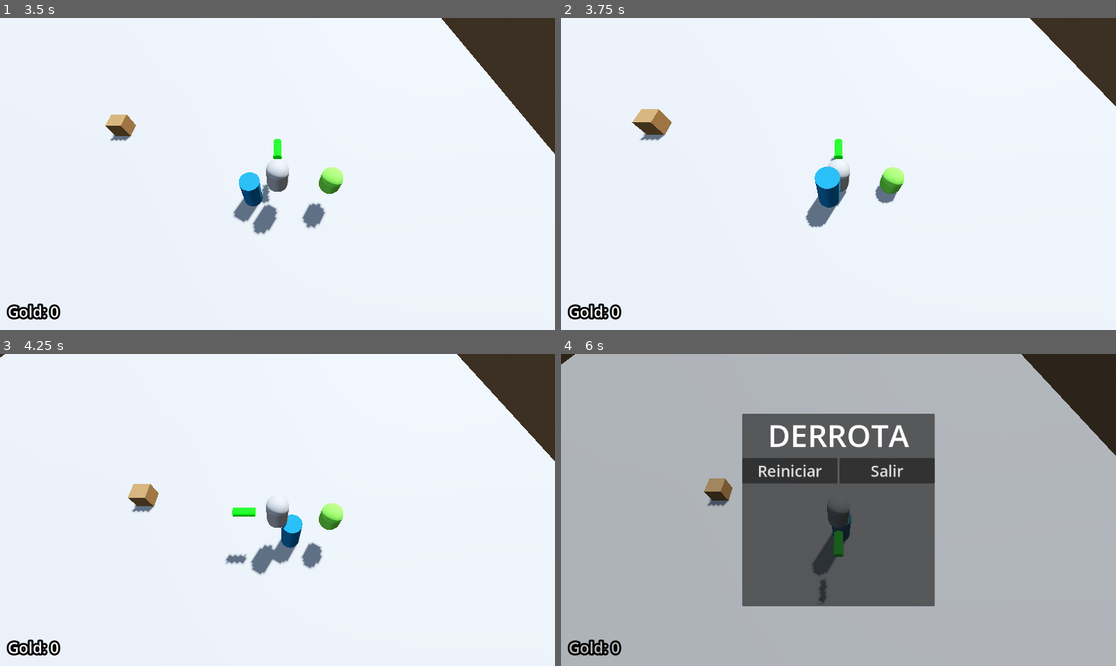
Above: before the commit, frames 1-4 (two rows, left to right).
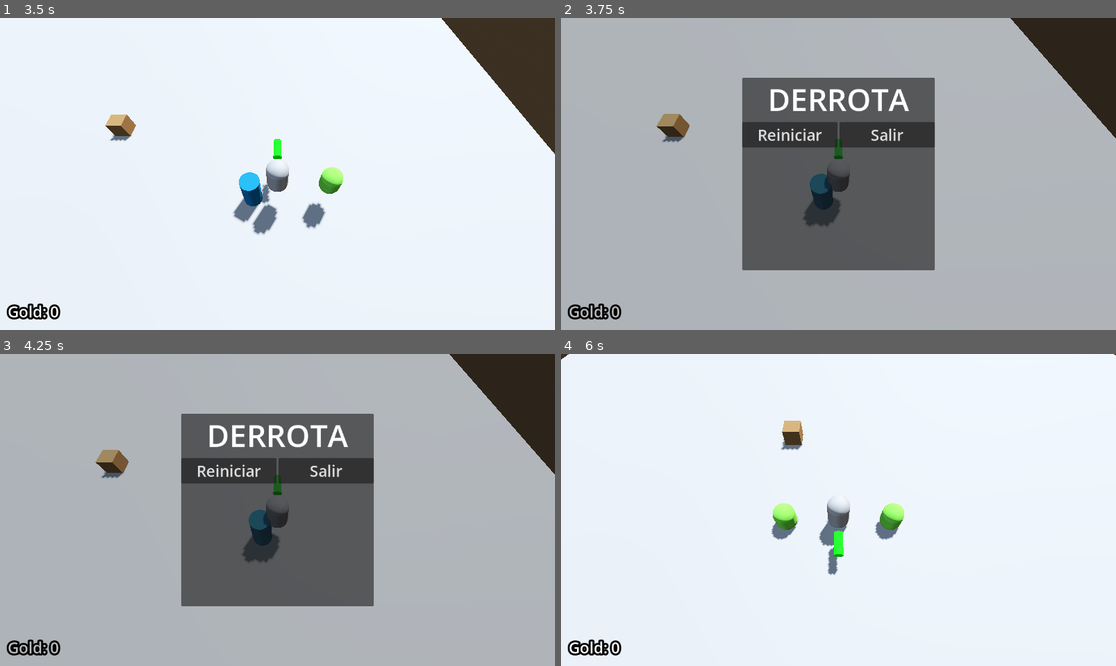
Above: after the commit, the same moments.

Repository: Ra-vanTech/ProjectBoozeArmy
Game: Godot game, scene res://Escena1_BoozeArmy.tscn
Same seed, same stepped clock (60 frames per second), same inputs: the game is played once before the commit and once after it.
Inputs (mouse positions are in pixels of both pictures, inside the frame that each line leads up to):
- Up to frame 1 (3.5 s): tap Enter at 0.5 s; move the mouse to (399, 158) at 0.52 s; hold D (move_right) 0.53-1.28 s; tap Q (despawn_dwarf) at 0.6, 2.85 s; tap Space (jump) at 0.77, 1.52, 3.02 s; move the mouse to (166, 189) at 1.27 s; hold S (move_back) 1.28-2.03 s; right-click (166, 189) at 1.35 s; move the mouse to (333, 105) at 2.02 s; hold D (move_right) 2.03-2.78 s; tap E (spawn_dwarf) at 2.1 s; move the mouse to (249, 236) at 2.77 s; hold W (move_forward) from 2.78 s (still down)
- Up to frame 2 (3.75 s): move the mouse to (1005, 220) at 3.52 s; release W (move_forward) at 3.53 s; hold A (move_left) from 3.53 s (still down); right-click (1005, 220) at 3.6 s
- Up to frame 3 (4.25 s): keep holding A (move_left); tap Space (jump) at 3.77 s
- Up to frame 4 (6 s): release A (move_left) at 4.25 s; click (788, 469) at 4.25 s, where only the run after the commit has a clickable "Reiniciar"; tap Space (jump) at 5, 5.27 s; move the mouse to (672, 463) at 5.02 s; hold A (move_left) 5.03-5.78 s; tap E (spawn_dwarf) at 5.1 s; move the mouse to (866, 510) at 5.77 s; hold S (move_back) from 5.78 s (still down); tap Q (despawn_dwarf) at 5.85 s

Frame 1 is identical in both runs. In frame 2, 97% of the frame differs, in the area x 0-100%, y 0-100%; in frame 3, 96%; in frame 4, 99%.
Error before the commit: Invalid call. Nonexistent function 'damage' in base 'CharacterBody3D (Player)'. (res://entities/enemies/non_static/base/Enemy.gd:51)

Commit message:
[fix] Resolución de errores

Diff:
--- a/core/managers/state/state_machine.gd
+++ b/core/managers/state/state_machine.gd
@@ -10,7 +10,6 @@
 func _ready() -> void:
 	for state in get_children():
 		if state is State:
-			print(state.name)
 			states[state.name.to_lower()] = state
 			state.state_machine = self
 	if initial_state:
--- a/entities/enemies/non_static/base/Enemy.gd
+++ b/entities/enemies/non_static/base/Enemy.gd
@@ -46,9 +46,7 @@
 	if not is_instance_valid(player_in_range):
 		player_in_range = null
 		return
-	var attack := Attack.new()
-	attack.damage = attack_damage
-	player_in_range.damage(attack)
+	player_in_range.damage()
 	can_attack = false
 	attack_cooldown.start()
 
--- a/entities/enemies/states/enemy_attacking.gd
+++ b/entities/enemies/states/enemy_attacking.gd
@@ -1,2 +1,6 @@
 class_name EnemyAttackingState
 extends State
+
+
+func enter():
+	print("Estoy atacandoooooooo")
--- a/entities/enemies/states/enemy_dead.gd
+++ b/entities/enemies/states/enemy_dead.gd
@@ -1,2 +1,6 @@
 class_name EnemyDeadState
 extends State
+
+
+func enter():
+	print("Enemigo eliminado")
--- a/entities/enemies/states/enemy_moving.gd
+++ b/entities/enemies/states/enemy_moving.gd
@@ -7,6 +7,8 @@
 
 func tick(delta: float):
 	input.tick()
+	if input.distance_to_player < 1:
+		state_machine.change_state("EnemyAttackingState")
 	if input.direction.length_squared() < 0.0001:
 		state_machine.change_state("EnemyIdleState")
 	movement.direction = input.direction
--- a/entities/player/scripts/player.gd
+++ b/entities/player/scripts/player.gd
@@ -56,6 +56,10 @@
 	projectile.launch(shoot_direction)
 
 
+func damage():
+	dwarf_system.eliminar_enano()
+
+
 func _on_health_component_has_died() -> void:
 	state_machine.change_state("DeadState")
 
--- a/entities/shared_components/HealthComponent.gd
+++ b/entities/shared_components/HealthComponent.gd
@@ -12,7 +12,6 @@
 
 func damage(attack: Attack) -> void:
 	health -= attack.damage
-	print(health)
 	#se emite cuando se aplica daño a los enanos
 	received_damage.emit()
 
--- a/entities/weapons/scripts/projectile.gd
+++ b/entities/weapons/scripts/projectile.gd
@@ -4,6 +4,7 @@
 @export var speed: float = 20.0
 @export var push_force: float = 10.0
 @export var lifetime: float = 5.0
+
 
 func _ready() -> void:
 	# Configurar el proyectil
@@ -14,16 +15,18 @@
 	var timer := get_tree().create_timer(lifetime)
 	timer.timeout.connect(_on_lifetime_expired)
 
+
 func launch(direction: Vector3) -> void:
 	# Aplicar velocidad inicial
 	linear_velocity = direction.normalized() * speed
+
 
 func _on_body_entered(body: Node) -> void:
 	# Si golpea un RigidBody3D, aplicar fuerza
 	if body is RigidBody3D:
 		var push_dir: Vector3 = linear_velocity.normalized()
 		body.apply_central_impulse(push_dir * push_force)
-	if body.has_method("damage"):
+	if body.has_method("damage") and body is EnemyBase or body is RigidBody3D:
 		var attack = Attack.new()
 		attack.damage = damage
 		attack.knockback_force = push_force
@@ -32,5 +35,6 @@
 	# Destruir el proyectil al impactar
 	queue_free()
 
+
 func _on_lifetime_expired() -> void:
 	queue_free()
